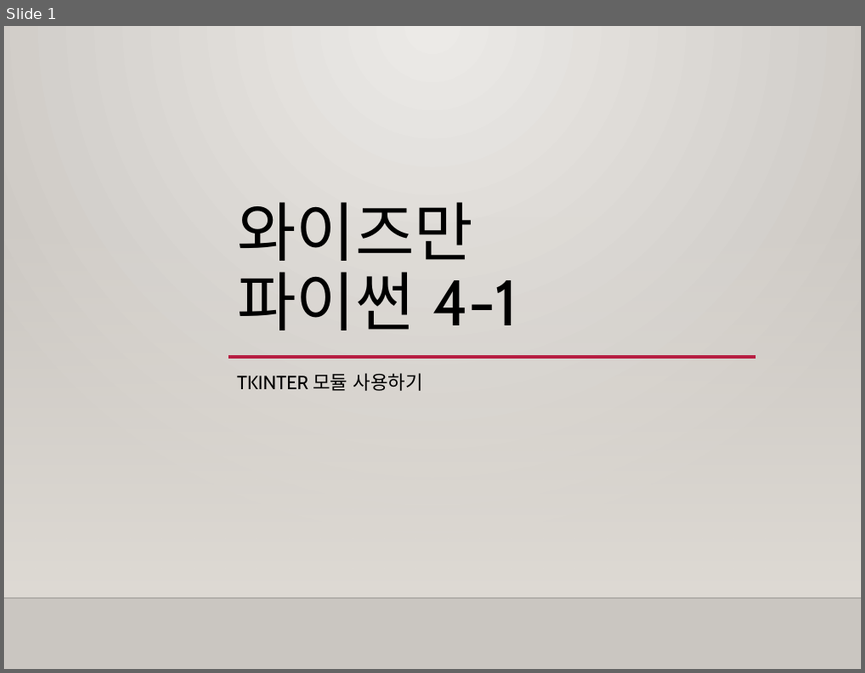
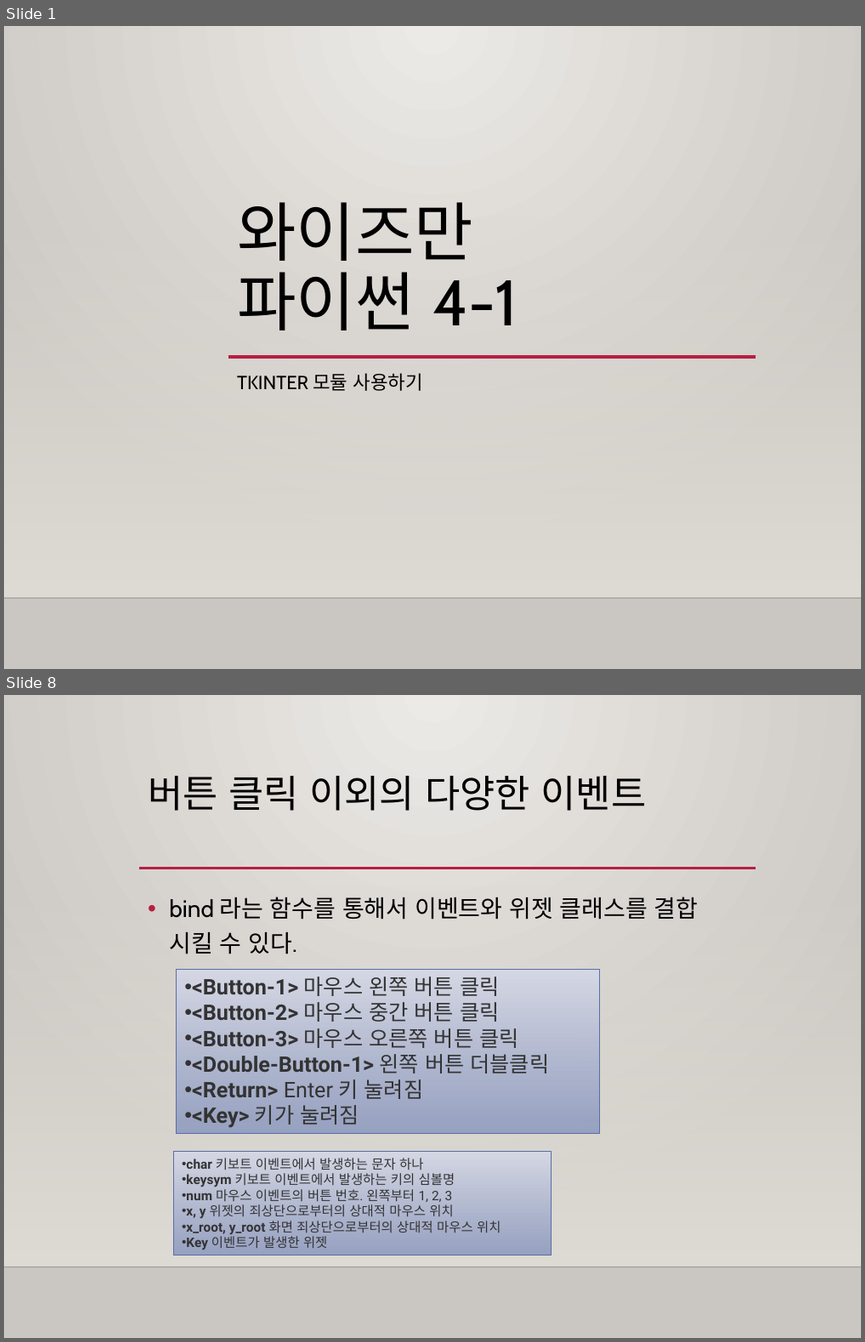
Before and after one commit to freshmea/weizman_python_class, a slide deck: textbook/파이썬4-1교시.pptx. Shown one above the other, each under a label of ours: slide 1 before the commit, slides 1 and 8 after it; the slides between them are not shown. The pictures are 865x673 and 865x1342 pixels, drawn with LibreOffice and Linux fonts; fonts in the diff are those of the drawing; background and template pictures are left out. Boxes give left, top, right and bottom in pixels: in the first picture for what was removed or moved away, otherwise in the second. Text is boxed around its words. In the diff, an @@ line names an element or a change of style, - is before the commit and + after.

```diff
--- a/textbook/파이썬4-1교시.pptx
+++ b/textbook/파이썬4-1교시.pptx
@@ slide 8 added at box(4, 695, 861, 1338), background gradient #ECEAE7 to #CAC7C1; not listed: 2 template elements that a slide beside it also shows @@
@@ title added at box(148, 776, 647, 811), 32 pt, text #000000 @@
+버튼 클릭 이외의 다양한 이벤트
@@ line added from (139, 868) to (755, 868), #B71E42 2.5 pt @@
@@ text added at box(169, 896, 698, 954), 20 pt, text #000000 @@
+• bind 라는 함수를 통해서 이벤트와 위젯 클래스를 결합 시킬 수 있다.
@@ rectangle added at box(177, 970, 600, 1134), fill gradient #D6D9E5 to #929DC0, outline #586EA6 0.75 pt, 18 pt, text #333333, bold @@
+• <Button-1> 마우스 왼쪽 버튼 클릭
+• <Button-2> 마우스 중간 버튼 클릭
+• <Button-3> 마우스 오른쪽 버튼 클릭
+• <Double-Button-1> 왼쪽 버튼 더블클릭
+• <Return> Enter 키 눌려짐
+• <Key> 키가 눌려짐
@@ rectangle added at box(174, 1151, 551, 1254), fill gradient #D6D9E5 to #929DC0, outline #586EA6 0.75 pt, 11 pt, text #333333 @@
+• char 키보트 이벤트에서 발생하는 문자 하나
+• keysym 키보트 이벤트에서 발생하는 키의 심볼명
+• num 마우스 이벤트의 버튼 번호. 왼쪽부터 1, 2, 3
+• x, y 위젯의 죄상단으로부터의 상대적 마우스 위치
+• x_root, y_root 화면 죄상단으로부터의 상대적 마우스 위치
+• Key 이벤트가 발생한 위젯
```
Also in this commit, not shown: 2 slides changed, 7 other slides added, 7 slides removed, 3 other files.
